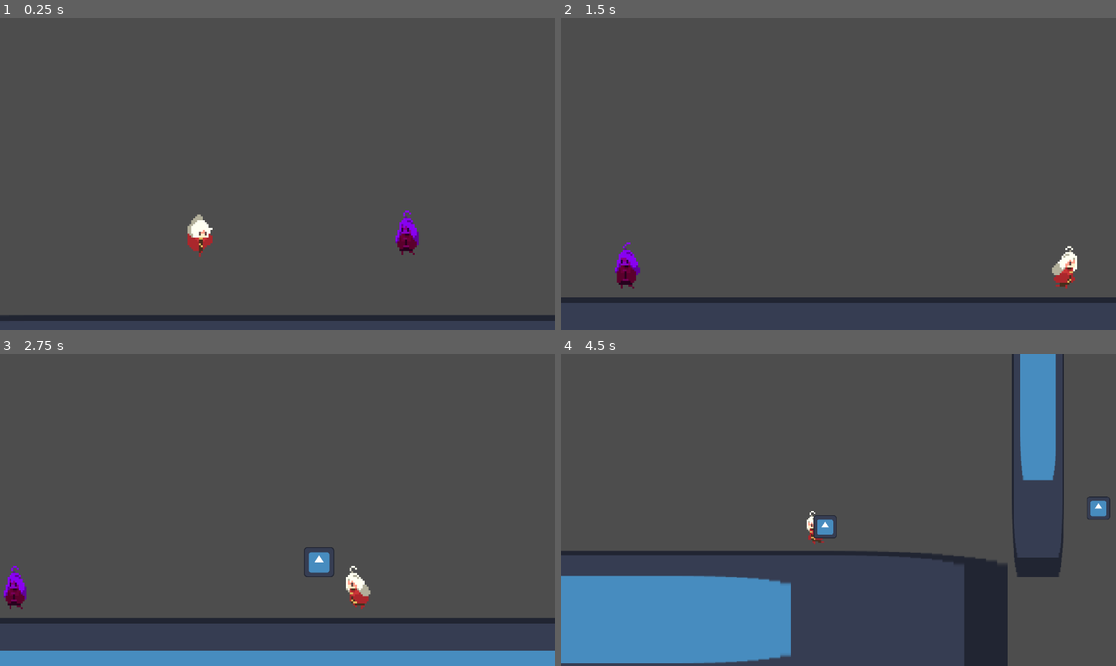
Above: before the commit, frames 1-4 (two rows, left to right).
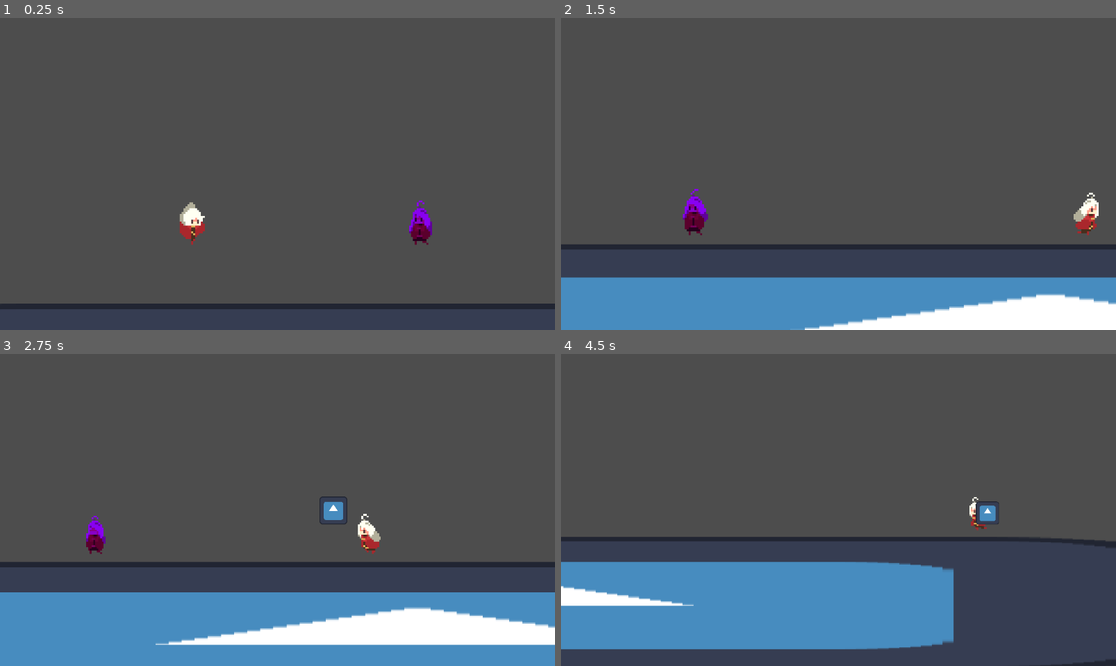
Above: after the commit, the same moments.

Repository: NoelKTheBest/orb-platformer
Game: Godot game, scene res://main.tscn
Same seed, same stepped clock (60 frames per second), same inputs: the game is played once before the commit and once after it. The engine's default icon, where the game draws it, is replaced by a stand-in: a white triangle on a blue panel in a dark square.
Inputs:
- Up to frame 1 (0.25 s): no input
- Up to frame 2 (1.5 s): tap Enter (ui_accept) at 0.5, 0.77 s; hold D (move_right) from 0.53 s (still down); tap F (fire) at 0.6 s; tap Down (aim_down) at 1.35 s
- Up to frame 3 (2.75 s): tap Enter (ui_accept) at 1.52 s; tap F (fire) at 1.55, 2.3 s; release D (move_right) at 2.03 s; hold A (move_left) from 2.03 s (still down); tap Left (aim_left) at 2.1 s
- Up to frame 4 (4.5 s): release A (move_left) at 2.78 s; hold D (move_right) 2.78-4.28 s; tap Right (aim_right) at 2.85 s; tap Enter (ui_accept) at 3.02, 3.77 s; tap F (fire) at 3.05, 3.8, 4.35 s; tap Up (aim_up) at 3.6 s; hold A (move_left) from 4.28 s (still down)

The runs differ from the first frame. In frame 1, 5.0% of the frame differs, in the area x 0-100%, y 58-98%; in frame 2, 20%; in frame 3, 22%; in frame 4, 22%, in the area x 0-100%, y 0-100%.
Error after the commit: Invalid access to property or key 'position' on a base object of type 'previously freed'. (res://scripts/player.gd:91)

Commit message:
add enemy movement

Diff:
--- a/open-the-portal/game.gd
+++ b/open-the-portal/game.gd
@@ -12,7 +12,5 @@
 	pass
 
 
-func _on_character_body_2d_2_enemy_on_screen(enemy_position: Vector2) -> void:
-	print(enemy_position)
-	# We need to update this position when the enemy moves
-	$CharacterBody2D.enemy_pos = enemy_position
+func _on_enemy_enemy_on_screen() -> void:
+	$Player.enemy_node = get_node("Enemy")
--- a/open-the-portal/main.tscn
+++ b/open-the-portal/main.tscn
@@ -59,11 +59,11 @@
 scale = Vector2(0.15625, 0.144909)
 texture = ExtResource("1_wnmn8")
 
-[node name="CharacterBody2D" parent="." instance=ExtResource("3_nk5g0")]
+[node name="Player" parent="." instance=ExtResource("3_nk5g0")]
 position = Vector2(289, 462)
 close_zoom_range = 40000.0
 
-[node name="CharacterBody2D2" parent="." instance=ExtResource("3_a2x3o")]
-position = Vector2(395, 461)
+[node name="Enemy" parent="." instance=ExtResource("3_a2x3o")]
+position = Vector2(406, 462)
 
-[connection signal="enemy_on_screen" from="CharacterBody2D2" to="." method="_on_character_body_2d_2_enemy_on_screen"]
+[connection signal="enemy_on_screen" from="Enemy" to="." method="_on_enemy_enemy_on_screen"]
--- a/open-the-portal/project.godot
+++ b/open-the-portal/project.godot
@@ -29,6 +29,12 @@
 fire={
 "deadzone": 0.5,
 "events": [Object(InputEventKey,"resource_local_to_scene":false,"resource_name":"","device":-1,"window_id":0,"alt_press …(192 unchanged characters)…
+, Object(InputEventKey,"resource_local_to_scene":false,"resource_name":"","device":-1,"window_id":0,"alt_pressed":false,"shift_pressed":false,"ctrl_pressed":false,"meta_pressed":false,"pressed":false,"keycode":0,"physical_keycode":75,"key_label":0,"unicode":107,"location":0,"echo":false,"script":null)
+]
+}
+cycle_fire={
+"deadzone": 0.5,
+"events": [Object(InputEventKey,"resource_local_to_scene":false,"resource_name":"","device":-1,"window_id":0,"alt_pressed":false,"shift_pressed":false,"ctrl_pressed":false,"meta_pressed":false,"pressed":false,"keycode":0,"physical_keycode":76,"key_label":0,"unicode":108,"location":0,"echo":false,"script":null)
 ]
 }
 move_left={
--- a/open-the-portal/scenes/Player.tscn
+++ b/open-the-portal/scenes/Player.tscn
@@ -365,7 +365,7 @@
 }
 point_count = 4
 
-[node name="CharacterBody2D" type="CharacterBody2D" groups=["Player"]]
+[node name="Player" type="CharacterBody2D" groups=["Player"]]
 script = ExtResource("1_ft8op")
 
 [node name="CollisionShape2D" type="CollisionShape2D" parent="."]
@@ -426,7 +426,7 @@
 curve = SubResource("Curve2D_ao4mi")
 
 [node name="PathFollow2D" type="PathFollow2D" parent="Path3"]
-position = Vector2(45.1466, -59.043)
+position = Vector2(45.1468, -59.043)
 progress = 252.773
 rotates = false
 
--- a/open-the-portal/scenes/TestEnemy.tscn
+++ b/open-the-portal/scenes/TestEnemy.tscn
@@ -392,9 +392,10 @@
 [sub_resource type="CircleShape2D" id="CircleShape2D_ujjq1"]
 radius = 22.0
 
-[node name="CharacterBody2D" type="CharacterBody2D" groups=["Enemy"]]
+[node name="Enemy" type="CharacterBody2D" groups=["Enemy"]]
 modulate = Color(0.532033, 0.00388608, 0.995508, 1)
 script = ExtResource("1_6wim8")
+speed = 100
 
 [node name="CollisionShape2D" type="CollisionShape2D" parent="."]
 shape = SubResource("CapsuleShape2D_g2dcj")
--- a/open-the-portal/scenes/path.gd
+++ b/open-the-portal/scenes/path.gd
@@ -1,22 +1,18 @@
 extends Path2D
 
+var ratio_inc
 
 # Called when the node enters the scene tree for the first time.
 func _ready() -> void:
-	print(curve.get_point_in(0))
-	print(curve.get_baked_points())
-	print(curve.get_point_position(0))
-	print(curve.point_count)
-
 	# Divide progress ratio of 1 by amount of additional points
 	# 1 / 2 = 0.5 so to get to the next point, increment progress ratio by about that much
 	# Equation: 1 / (point_count - 1)
 	#	1 / (3 - 1) = 1 / 2 = 0.5 #Increment by 0.5
 	#	1 / (5 - 1) = 1 / 4 = 0.25 #Increment by 0.25
 	# 1 / 6 no
+	ratio_inc = 1 / (curve.point_count - 1)
+	$PathFollow2D.progress_ratio = ratio_inc
 
 
-
-# Called every frame. 'delta' is the elapsed time since the previous frame.
-func _process(delta: float) -> void:
-	pass
+func update_progress_ratio():
+	$PathFollow2D.progress_ratio += ratio_inc
--- a/open-the-portal/scenes/test_enemy.gd
+++ b/open-the-portal/scenes/test_enemy.gd
@@ -1,6 +1,6 @@
 extends CharacterBody2D
 
-signal enemy_on_screen(enemy_position : Vector2)
+signal enemy_on_screen()
 
 var player_position
 ## Distance from the player where enemy starts attacking
@@ -21,12 +21,22 @@
 	var target_position = (player_position - position)
 	var distance_to = position.distance_squared_to(player_position)
 
-	velocity.x = target_position.x * speed
+	velocity.x = target_position.normalized().x * speed
 
 	if not is_on_floor():
 		velocity += get_gravity() * delta
 
+	# We need a better way to detect the player's direction relative to the enemy
+	# Copy code from warrior script in wombo combo
+	if velocity.x > 0:
+		$AnimationPlayer.play("run")
+	elif velocity.x == 0:
+		$AnimationPlayer.play("idle")
+
 	move_and_slide()
+
+	if target_position.x < 0: $Sprite2D.flip_h = true
+	elif target_position.x > 0: $Sprite2D.flip_h = false
 
 
 func _on_area_2d_body_entered(body: Node2D) -> void:
@@ -40,7 +50,7 @@
 
 
 func _on_visible_on_screen_notifier_2d_screen_entered() -> void:
-	enemy_on_screen.emit(position)
+	enemy_on_screen.emit()
 
 
 func _on_hurtbox_body_entered(body: Node2D) -> void:
--- a/open-the-portal/scripts/player.gd
+++ b/open-the-portal/scripts/player.gd
@@ -18,7 +18,7 @@
 var aim_with_move_keys: bool = false
 #var aim_dir
 var y_slow: float = 1
-var enemy_pos
+var enemy_node : Node2D
 var is_zoomed_close = false
 var lerp_val
 var close_zoom = 4
@@ -27,7 +27,7 @@
 
 
 func _process(delta: float) -> void:
-	if enemy_pos: move_camera(delta)
+	if enemy_node: move_camera(delta)
 
 
 func _physics_process(delta: float) -> void:
@@ -86,19 +86,22 @@
 
 
 func move_camera(delta : float):
-	#t += delta * 0.4
-	var line_to_enemy : Vector2 = enemy_pos - position
-	var m = (enemy_pos.y - position.y)/(enemy_pos.x - position.x)
-	var x_mid = (enemy_pos.x - position.x)/2
-	var y = x_mid * m
-	camera_follow.position = Vector2(x_mid, y)
-	#print(position.distance_squared_to(enemy_pos))
-	if position.distance_squared_to(enemy_pos) < close_zoom_range:
-		if !is_zoomed_close: $CameraFollow/AnimationPlayer.play("close_zoom")
-		is_zoomed_close = true
+	if enemy_node:
+		#t += delta * 0.4
+		var line_to_enemy : Vector2 = enemy_node.position - position
+		var m = (enemy_node.position.y - position.y)/(enemy_node.position.x - position.x)
+		var x_mid = (enemy_node.position.x - position.x)/2
+		var y = x_mid * m
+		camera_follow.position = Vector2(x_mid, y)
+		#print(position.distance_squared_to(enemy_pos))
+		if position.distance_squared_to(enemy_node.position) < close_zoom_range:
+			if !is_zoomed_close: $CameraFollow/AnimationPlayer.play("close_zoom")
+			is_zoomed_close = true
+		else:
+			if is_zoomed_close: $CameraFollow/AnimationPlayer.play("normal_zoom")
+			is_zoomed_close = false
+
+		if position.distance_squared_to(enemy_node.position) > player_camera_focus_range:
+			camera_follow.position = Vector2.ZERO
 	else:
-		if is_zoomed_close: $CameraFollow/AnimationPlayer.play("normal_zoom")
-		is_zoomed_close = false
-
-	if position.distance_squared_to(enemy_pos) > player_camera_focus_range:
-		camera_follow.position = Vector2.ZERO
+		pass
